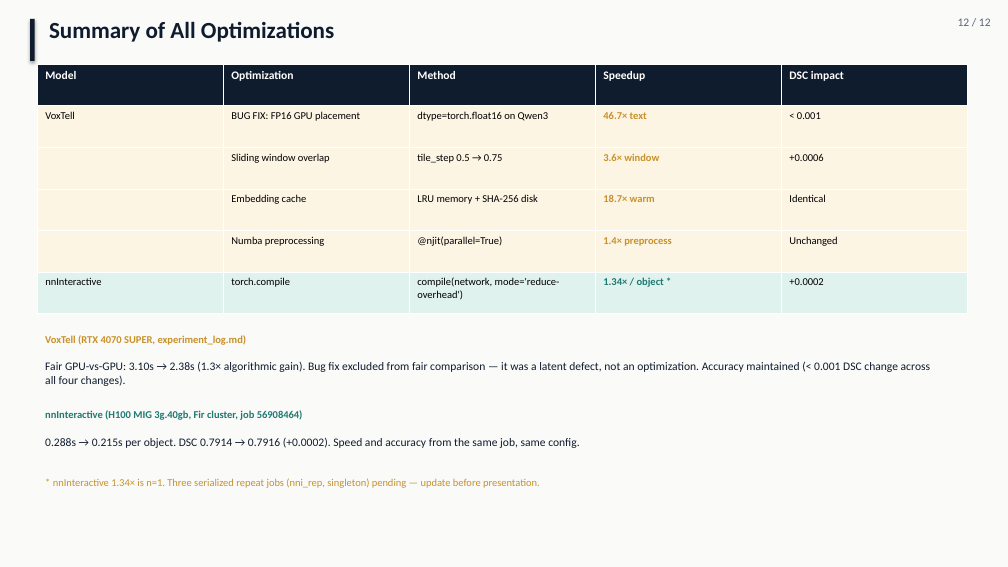
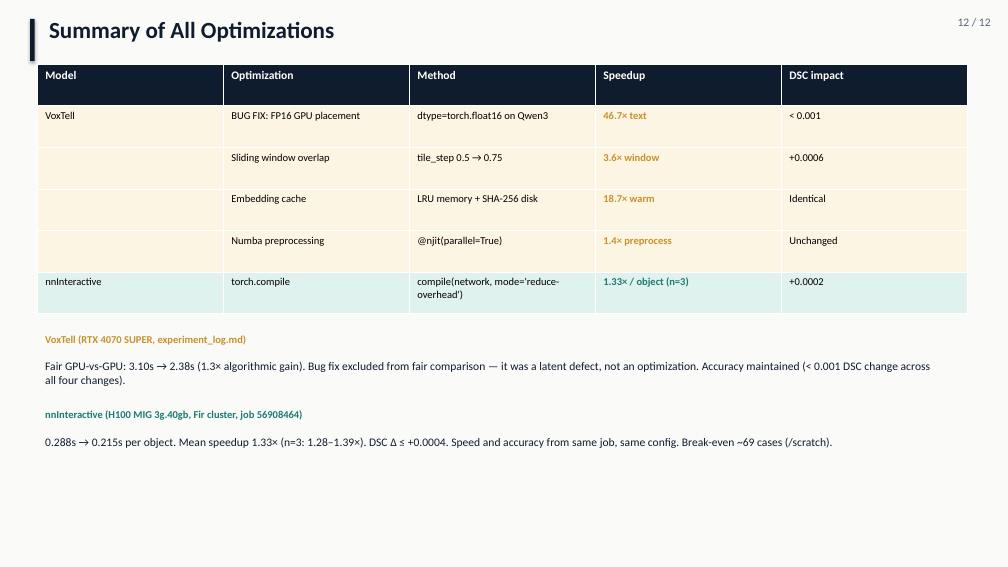
Before and after one commit to pentaexe/VoxTell-main, a slide deck: slide 12 of slides.pptx. Drawn at 1008x567 pixels with LibreOffice and Linux fonts; fonts in the diff are those of the drawing. Boxes give left, top, right and bottom in pixels: in the first picture for what was removed or moved away, otherwise in the second. Text is boxed around its words. In the diff, an @@ line names an element or a change of style, - is before the commit and + after.

Commit message:
Confirm 1.33x speedup (n=3), correct break-even, fix VoxTell H100 env
nnInteractive repeats 56923894-896: 1.39x/1.28x/1.32x, mean 1.33x.
DSC delta <= +0.0004 across all runs. DRAFT watermark removed.

Break-even corrected: 71.4s /scratch cold-start / 0.0706s mean gain
= ~69 cases (was 22 from /tmp lower bound — now using production figure).

fair_benchmark_h100.sh: switch to voxtell env (nninteractive lacks
transformers). User must verify env name with ls /scratch/brianx7/envs/.

```diff
--- a/slides.pptx
+++ b/slides.pptx
@@ table at [38,64,968,314] @@
-row 6, column 4: 1.34× / object *
+row 6, column 4: 1.33× / object (n=3)
@@ text at [45,437,833,448]: text changed @@
-0.288s → 0.215s per object. DSC 0.7914 → 0.7916 (+0.0002). Speed and accuracy from the same job, same config.
+0.288s → 0.215s per object. Mean speedup 1.33× (n=3: 1.28–1.39×). DSC Δ ≤ +0.0004. Speed and accuracy from same job, same config. Break-even ~69 cases (/scratch).
@@ text removed at [53,478,540,488] @@
-* nnInteractive 1.34× is n=1. Three serialized repeat jobs (nni_rep, singleton) pending — update before presentation.
```
Also in this commit, not shown: 3 other slides changed, 3 other files.
